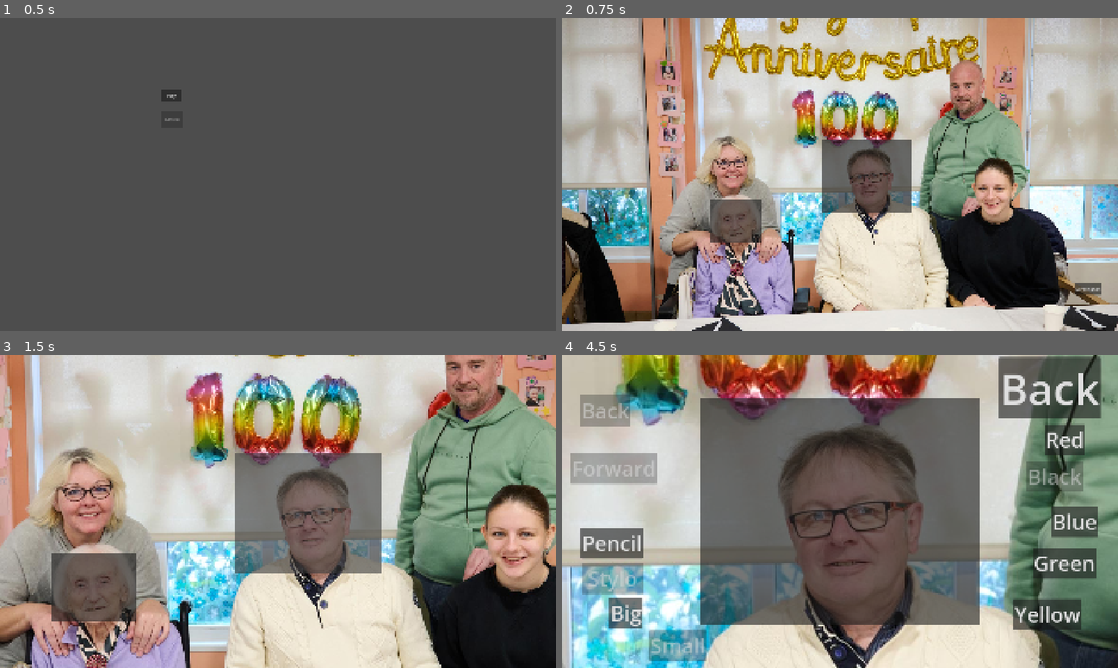
Above: before the commit, frames 1-4 (two rows, left to right).
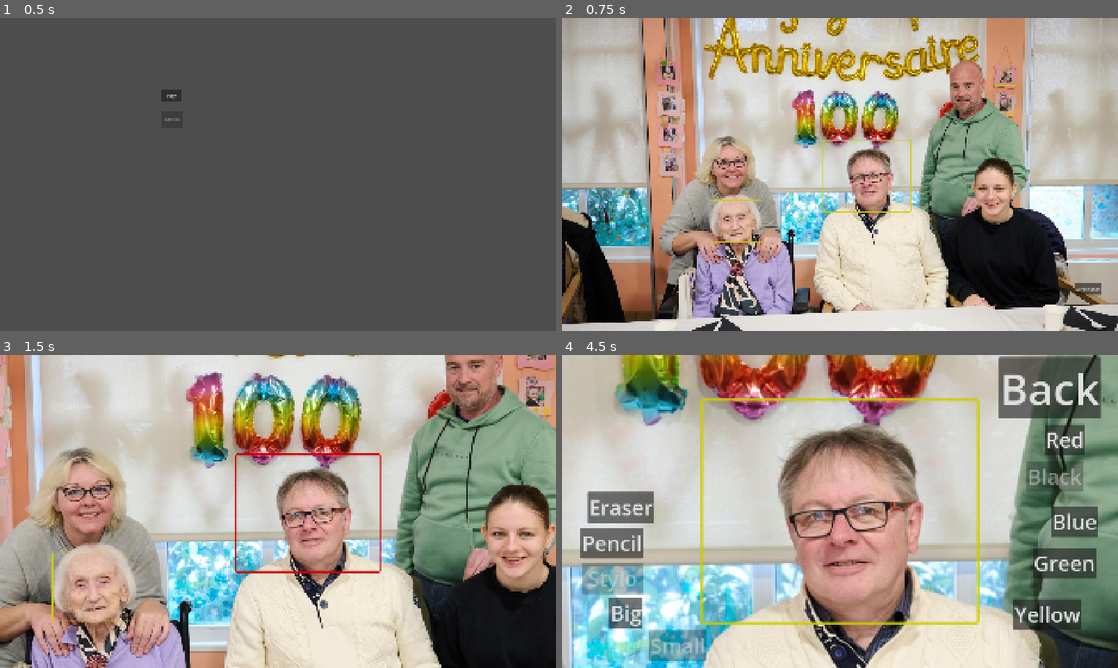
Above: after the commit, the same moments.

Repository: DGoblot/enjam2026
Game: Godot game, scene res://scenes/main_menu.tscn
The game is run twice, just before and just after one commit, with the same random seed, the same clock (stepped at 60 frames per second) and the same inputs.
Inputs (mouse positions are in pixels of both pictures, inside the frame that each line leads up to):
- Up to frame 1 (0.5 s): no input
- Up to frame 2 (0.75 s): click "Play" at 0.5 s
- Up to frame 3 (1.5 s): click (305, 511) at 1.27 s
- Up to frame 4 (4.5 s): click "Back" at 2 s; click "Screenshot" at 2.75 s; click (867, 511) at 3.52 s; click "Stylo" at 4.25 s

Frame 1 is identical in both runs. In frame 2, 5.0% of the frame differs, in the area x 26-82%, y 21-72%; in frame 3, 13%; in frame 4, 39%, in the area x 1-76%, y 12-87%.

Commit message:
continue test for eraser

Diff:
--- a/scenes/test_colo.tscn
+++ b/scenes/test_colo.tscn
@@ -47,3 +47,11 @@
 offset_right = 423.0
 offset_bottom = 601.0
 scale = Vector2(0.185, 0.185)
+
+[node name="ZoomArea3" parent="." unique_id=1180941673 instance=ExtResource("3_p6wxt")]
+layout_mode = 1
+offset_left = 1460.0
+offset_top = 163.0
+offset_right = 1460.0
+offset_bottom = 163.0
+scale = Vector2(0.075, 0.075)
--- a/scenes/zoom_area.tscn
+++ b/scenes/zoom_area.tscn
@@ -2,6 +2,7 @@
 
 [ext_resource type="Script" uid="uid://bdenoqw3rwd5j" path="res://scripts/zoom_area.gd" id="1_m16hi"]
 [ext_resource type="Script" uid="uid://cd05lv782veq8" path="res://scripts/drawzone.gd" id="1_oy7pb"]
+[ext_resource type="Theme" uid="uid://cy3jqrigehjwu" path="res://shaders/clickable_area_theme.tres" id="1_ve84m"]
 
 [node name="ZoomArea" type="Control" unique_id=1688144259]
 layout_mode = 3
@@ -27,6 +28,7 @@
 offset_bottom = 391.0
 grow_horizontal = 2
 grow_vertical = 2
+theme = ExtResource("1_ve84m")
 
 [node name="DrawZone" type="Control" parent="ButtonZoom" unique_id=1423950848]
 unique_name_in_owner = true
@@ -74,30 +76,6 @@
 offset_right = 40.0
 offset_bottom = 40.0
 
-[node name="ButtonBack" type="Button" parent="UI/Buttons" unique_id=1034253989]
-unique_name_in_owner = true
-layout_mode = 0
-offset_left = 63.0
-offset_top = 139.0
-offset_right = 118.0
-offset_bottom = 170.0
-theme_override_font_sizes/font_size = 72
-disabled = true
-text = "Back
-"
-
-[node name="ButtonForward" type="Button" parent="UI/Buttons" unique_id=1933173913]
-unique_name_in_owner = true
-layout_mode = 0
-offset_left = 30.0
-offset_top = 338.0
-offset_right = 328.0
-offset_bottom = 445.0
-theme_override_font_sizes/font_size = 72
-disabled = true
-text = "Forward
-"
-
 [node name="ButtonPencil" type="Button" parent="UI/Buttons" unique_id=1831067540]
 unique_name_in_owner = true
 layout_mode = 0
@@ -120,6 +98,16 @@
 toggle_mode = true
 text = "Stylo
 "
+
+[node name="ButtonEraser" type="Button" parent="UI/Buttons" unique_id=584980790]
+unique_name_in_owner = true
+layout_mode = 0
+offset_left = 89.0
+offset_top = 473.0
+offset_right = 304.0
+offset_bottom = 580.0
+theme_override_font_sizes/font_size = 72
+text = "Eraser"
 
 [node name="ButtonBig" type="Button" parent="UI/Buttons" unique_id=1782712515]
 unique_name_in_owner = true
--- a/scripts/drawzone.gd
+++ b/scripts/drawzone.gd
@@ -4,10 +4,9 @@
 
 @onready var _lines := %Lines
 @onready var area := %DrawZone
-@onready var back_button := %ButtonBack
-@onready var forward_button := %ButtonForward
 @onready var pencil_button := %ButtonPencil
 @onready var stylo_button := %ButtonStylo
+@onready var eraser_button := %ButtonEraser
 @onready var big_button := %ButtonBig
 @onready var small_button := %ButtonSmall
 @onready var black_button := %ButtonBlack
@@ -28,22 +27,20 @@
 var color: Color = Color.BLACK
 var width: int = 8
 var pencil_material := preload("res://shaders/pencil_shader.tres")
+var eraser_material := preload("res://shaders/eraser_shader.tres")
 var line_material := pencil_material
+var camera_zoom: Vector2
 
 
 var _pressed := false
 var _current_line: Line2D
-var eraser := false
-
 
 func _ready() -> void:
 	color_buttons = color_buttons_node.get_children()
 
-	back_button.pressed.connect(_on_back_button_pressed)
-	forward_button.pressed.connect(_on_forward_button_pressed)
-
 	pencil_button.toggled.connect(_on_pencil_button_pressed)
 	stylo_button.toggled.connect(_on_stylo_button_pressed)
+	eraser_button.toggled.connect(_on_eraser_button_pressed)
 	big_button.toggled.connect(_on_big_button_pressed)
 	small_button.toggled.connect(_on_small_button_pressed)
 
@@ -116,7 +113,6 @@
 	return area.get_global_rect().has_point(pos)
 
 func _get_clamped_point(pos: Vector2) -> Vector2:
-	pos
 	var rect: Rect2 = area.get_global_rect()
 	var clamped : Vector2
 	if width == 8:
@@ -135,14 +131,27 @@
 func _on_pencil_button_pressed(_tmp: bool) -> void:
 	line_material = pencil_material
 	stylo_button.button_pressed = false
+	eraser_button.button_pressed = false
 	pencil_button.disabled = true
 	stylo_button.disabled = false
+	eraser_button.disabled = false
 
 func _on_stylo_button_pressed(_tmp: bool) -> void:
 	line_material = null
 	pencil_button.button_pressed = false
+	eraser_button.button_pressed = false
 	stylo_button.disabled = true
 	pencil_button.disabled = false
+	eraser_button.disabled = false
+
+func _on_eraser_button_pressed(_tmp: bool) -> void:
+	line_material = eraser_material
+	eraser_material.set_shader_parameter("camera_zoom", camera_zoom)
+	pencil_button.button_pressed = false
+	eraser_button.button_pressed = false
+	eraser_button.disabled = true
+	pencil_button.disabled = false
+	stylo_button.disabled = false
 
 func _on_big_button_pressed(_tmp: bool) -> void:
 	width = 16
@@ -172,14 +181,3 @@
 			color = Color.GREEN
 		"ButtonYellow":
 			color = Color.YELLOW
-
-func _on_back_button_pressed() -> void:
-	if lines_array_index <= lines_array.size() - 1 and lines_array_index >= 0:
-		lines_array[lines_array_index].hide()
-		lines_array_index -= 1
-
-
-func _on_forward_button_pressed() -> void:
-	if lines_array_index <= lines_array.size() - 2 and lines_array_index >= -1:
-		lines_array_index += 1
-		lines_array[lines_array_index].show()
--- a/scripts/zoom_area.gd
+++ b/scripts/zoom_area.gd
@@ -32,6 +32,7 @@
 	tween.set_parallel().tween_property(camera, "zoom", Vector2(screen_size.y / get_global_rect().size.y, screen_size.y / get_global_rect().size.y), 0.5)
 	await tween.finished
 	ui.show()
+	draw_zone.camera_zoom = camera.zoom
 	draw_zone.active = true
 
 func dezoom() -> void:
--- a/shaders/eraser_shader.gdshader
+++ b/shaders/eraser_shader.gdshader
@@ -2,11 +2,17 @@
 
 uniform sampler2D line_texture; // the texture to display
 uniform ivec2 line_texture_size; // how large the texture will appear on screen
+uniform vec2 camera_zoom;
+uniform vec2 camera_pos;
 
 void fragment() {
 	ivec2 pixel_position = ivec2(SCREEN_UV / SCREEN_PIXEL_SIZE);
+
 	vec2 local_pixel_position = vec2(float(pixel_position.x % line_texture_size.x), float(pixel_position.y % line_texture_size.y));
 	vec2 texture_uv = local_pixel_position / vec2(line_texture_size);
+	//TEXTURE_PIXEL_SIZE
 
 	COLOR = texture(line_texture, texture_uv);
+	vec2 ratio = vec2(line_texture_size) / TEXTURE_PIXEL_SIZE;
+	COLOR = texture(line_texture, SCREEN_UV / camera_zoom + ratio * POINT_COORD);
 }
--- a/shaders/eraser_shader.tres
+++ b/shaders/eraser_shader.tres
@@ -6,4 +6,6 @@
 [resource]
 shader = ExtResource("1_s4su7")
 shader_parameter/line_texture = ExtResource("2_umrps")
-shader_parameter/line_texture_size = Vector2i(1366, 764)
+shader_parameter/line_texture_size = Vector2i(1104, 621)
+shader_parameter/camera_zoom = Vector2(3.125, 3.125)
+shader_parameter/camera_pos = Vector2(0, 0)
